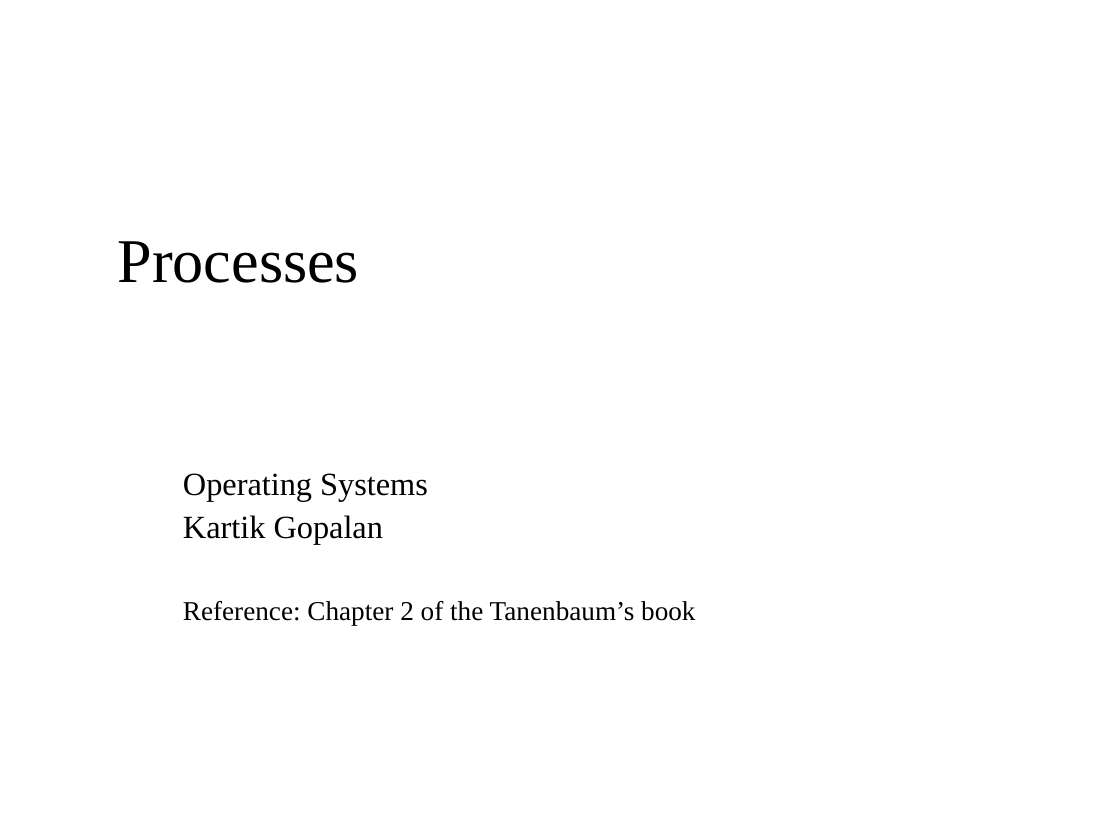
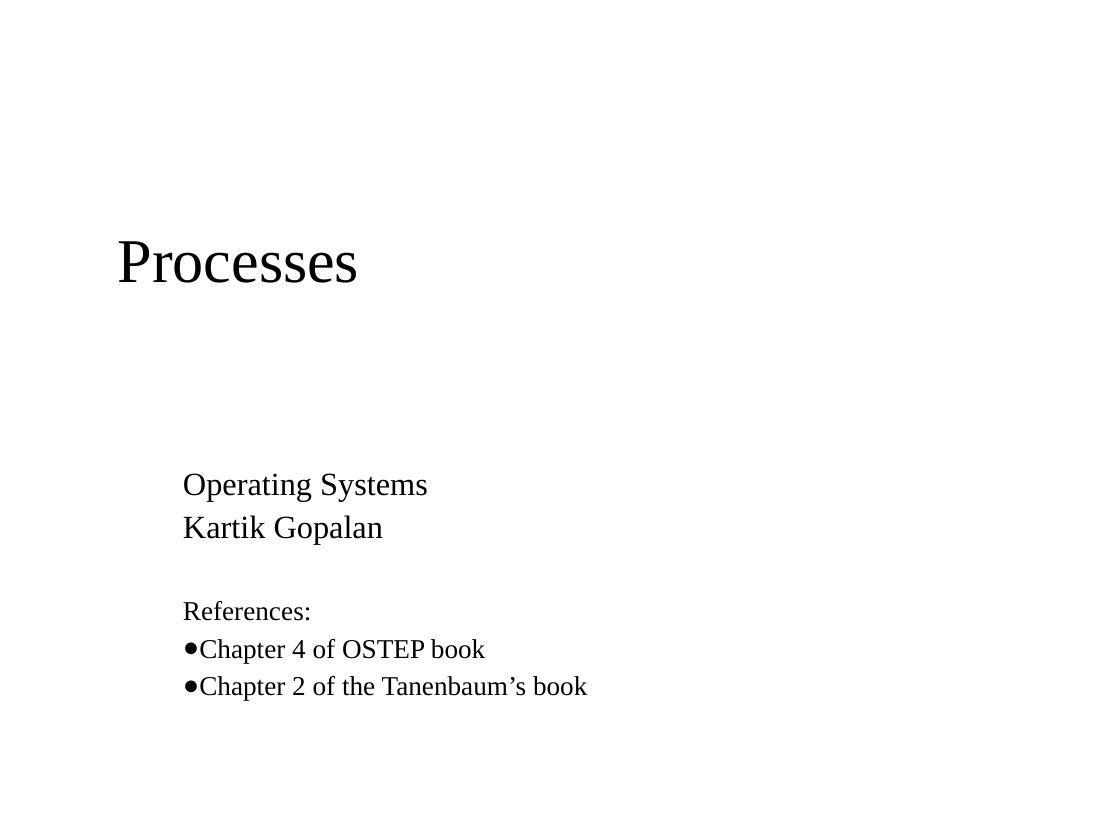
Before and after one commit to oscourse/oscourse.github.io, a slide deck: slide 1 of slides/processes.pptx. Drawn at 1120x840 pixels with LibreOffice and Linux fonts; fonts in the diff are those of the drawing. Boxes give left, top, right and bottom in pixels: in the first picture for what was removed or moved away, otherwise in the second. Text is boxed around its words. In the diff, an @@ line names an element or a change of style, - is before the commit and + after.

```diff
--- a/slides/processes.pptx
+++ b/slides/processes.pptx
@@ text at bbox=[183, 601, 587, 700]: text changed @@
-Reference: Chapter 2 of the Tanenbaum’s book
+References:
+● Chapter 4 of OSTEP book
+● Chapter 2 of the Tanenbaum’s book
```
Also in this commit, not shown: 5 other slides changed, 2 other files.
